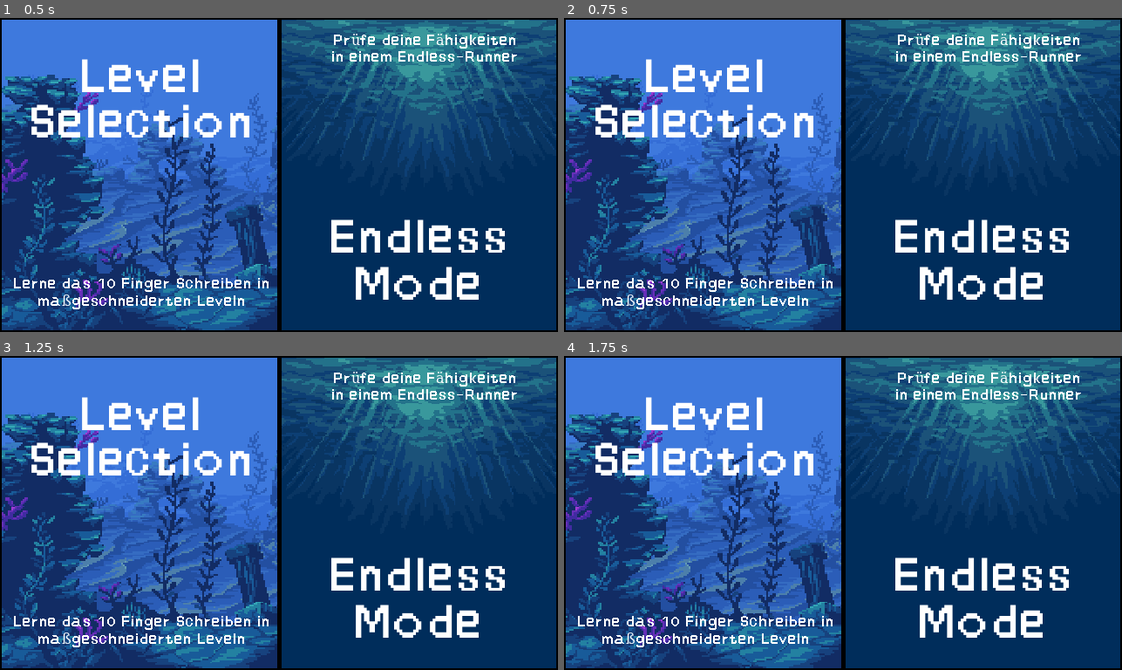
Above: before the commit, frames 1-4 (two rows, left to right).
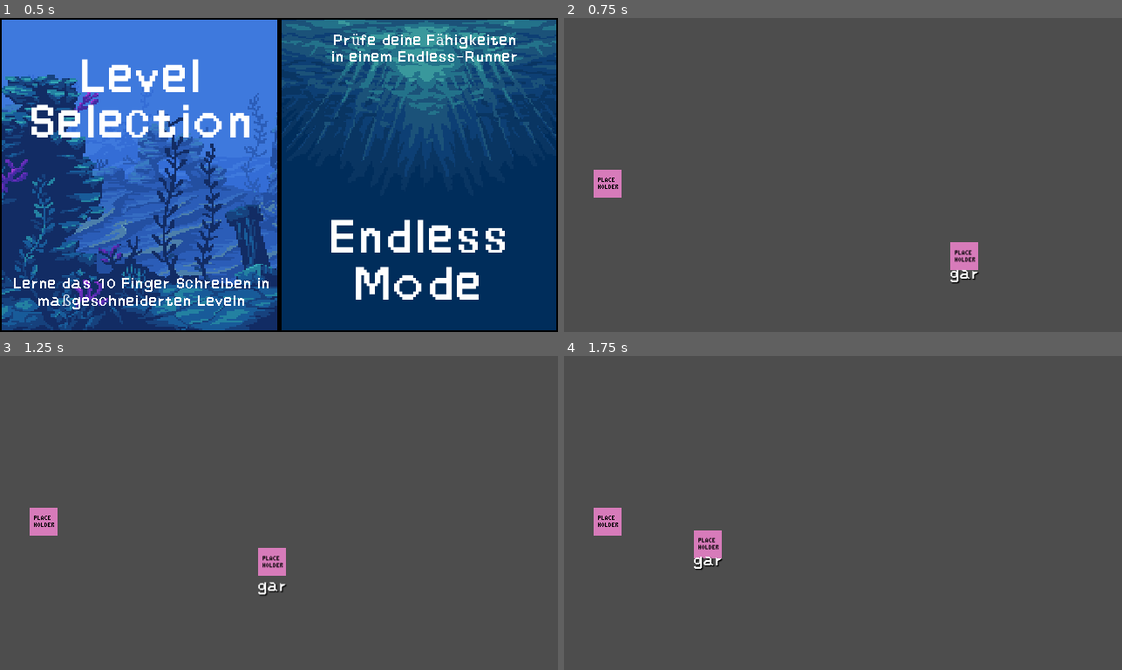
Above: after the commit, the same moments.

Repository: lehmius/typing-tides
Game: Godot game, scene res://scenes/mode_select.tscn
Two runs of this game, one before a commit and one after it. Both use one fixed random seed, a clock stepped at 60 frames per second and the inputs below. This scene is started directly instead of the project's main scene. The engine's default icon, where the game draws it, is replaced by a stand-in: a white triangle on a blue panel in a dark square.
Inputs (mouse positions are in pixels of both pictures, inside the frame that each line leads up to):
- Up to frame 1 (0.5 s): no input
- Up to frame 2 (0.75 s): tap Enter at 0.5 s; move the mouse to (965, 159) at 0.52 s; click (965, 159) at 0.67 s
- Up to frame 3 (1.25 s): no input
- Up to frame 4 (1.75 s): move the mouse to (731, 528) at 1.27 s; click (731, 528) at 1.42 s

Frame 1 is identical in both runs. In frame 2, 100% of the frame differs, in the area x 0-100%, y 0-100%; in frame 3, 100%; in frame 4, 100%.

Commit message:
Add mode select screen

Diff:
--- /dev/null
+++ b/scenes/mode_select.gd
@@ -0,0 +1,10 @@
+extends Control
+
+func _input(event: InputEvent) -> void:
+	if event is InputEventMouseButton and event.is_pressed():
+		if event.position.x<=get_viewport().get_visible_rect().size.x/2:
+			SignalBus.loadLevel.emit(-3)
+		else:
+			SignalBus.loadLevel.emit(0)
+		print("free")
+		queue_free()
--- a/scenes/mode_select.tscn
+++ b/scenes/mode_select.tscn
@@ -1,6 +1,7 @@
-[gd_scene load_steps=2 format=3 uid="uid://dorm7t51ukd3j"]
+[gd_scene load_steps=3 format=3 uid="uid://dorm7t51ukd3j"]
 
 [ext_resource type="Texture2D" uid="uid://duonw8rod1fqh" path="res://assets/levels/menu_screens/EndlessOrLevel.png" id="1_pskx3"]
+[ext_resource type="Script" uid="uid://cudj1yqtob6bb" path="res://scenes/mode_select.gd" id="1_ydsjw"]
 
 [node name="ModeSelect" type="Control"]
 layout_mode = 3
@@ -9,6 +10,7 @@
 anchor_bottom = 1.0
 grow_horizontal = 2
 grow_vertical = 2
+script = ExtResource("1_ydsjw")
 
 [node name="TextureRect" type="TextureRect" parent="."]
 layout_mode = 0
--- a/scenes/welcome_splash_screen.tscn
+++ b/scenes/welcome_splash_screen.tscn
@@ -1,6 +1,6 @@
 [gd_scene load_steps=4 format=3 uid="uid://cl45prb5ljsbi"]
 
-[ext_resource type="Script" uid="uid://cfuvcmt8xppd2" path="res://scenes/welcome_splash_screen.gd" id="1_3bcu8"]
+[ext_resource type="Script" uid="uid://cfuvcmt8xppd2" path="res://scripts/welcome_splash_screen.gd" id="1_3bcu8"]
 [ext_resource type="Texture2D" uid="uid://c5pccn7p2pn4l" path="res://assets/levels/menu_screens/titlescreen.png" id="1_hrhfa"]
 [ext_resource type="FontFile" uid="uid://84a50x0xbb02" path="res://assets/fonts/Pixelscapes.ttf" id="2_dsv03"]
 
--- a/scripts/game_state_handler.gd
+++ b/scripts/game_state_handler.gd
@@ -10,7 +10,8 @@
 var levelID:int=0						# ID for the currently loaded level
 """
 Occupied levelIDs:
-	-2	=	Main menu
+	-3	=	Level select
+	-2	=	Mode select
 	-1	=	debug (load debug values, used during development)
 	0	=	Endless runner
 	1-7 = 	Levels 1-7
Not shown, added: scenes/mode_select.gd.uid
Renamed: scenes/welcome_splash_screen.gd -> scripts/welcome_splash_screen.gd
Renamed: scenes/welcome_splash_screen.gd.uid -> scripts/welcome_splash_screen.gd.uid
